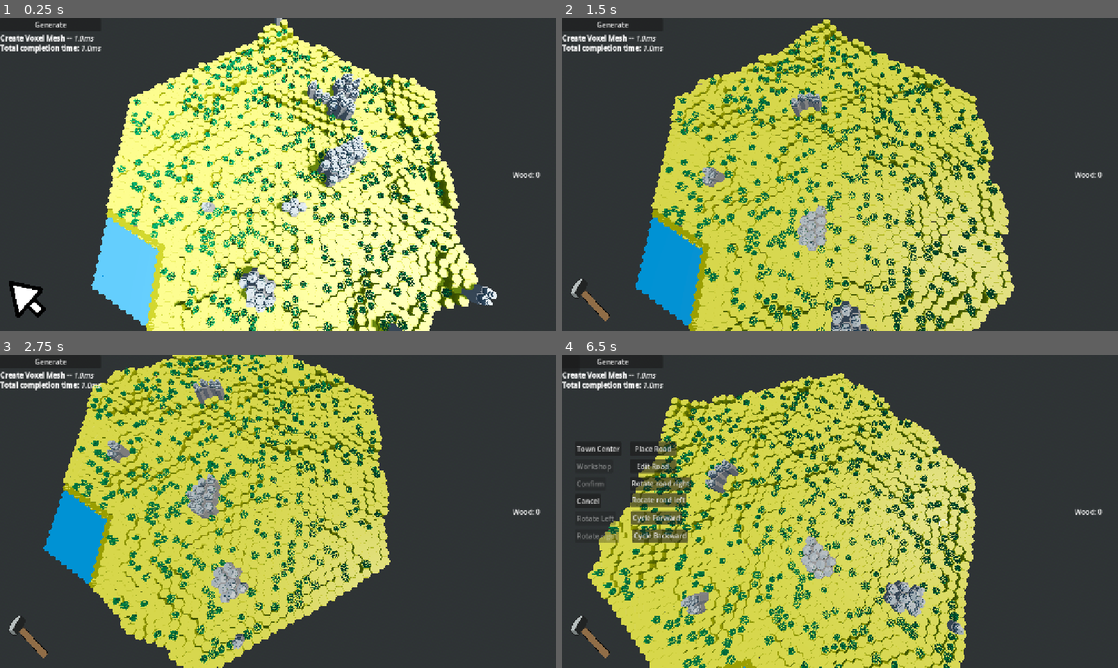
Above: before the commit, frames 1-4 (two rows, left to right).
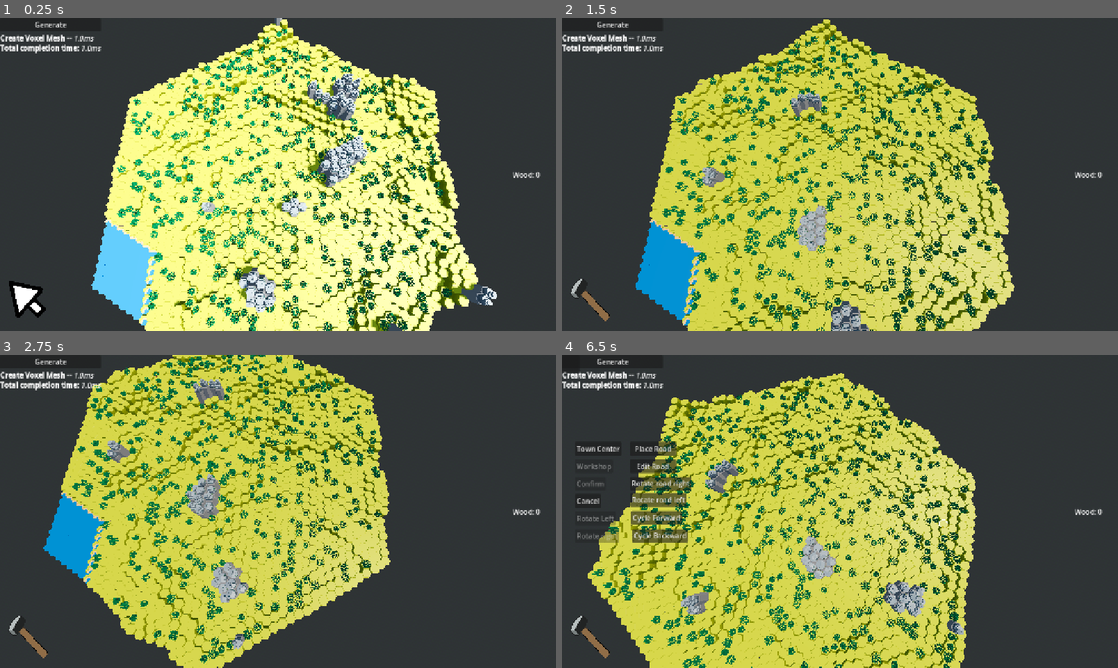
Above: after the commit, the same moments.

Repository: forzinkahd/HexaKingdomGameRepo
Game: Godot game, scene res://Scenes/GameScene.tscn
The game is run twice, just before and just after one commit, with the same random seed, the same clock (stepped at 60 frames per second) and the same inputs.
Inputs (mouse positions are in pixels of both pictures, inside the frame that each line leads up to):
- Up to frame 1 (0.25 s): no input
- Up to frame 2 (1.5 s): click "Generate" at 0.5 s; tap Enter at 1.25 s; move the mouse to (962, 158) at 1.27 s; hold D (MoveRight) from 1.28 s (still down); tap 2 (Build) at 1.35 s; click (962, 158) at 1.42 s
- Up to frame 3 (2.75 s): move the mouse to (166, 527) at 2.02 s; release D (MoveRight) at 2.03 s; hold S (MoveBackwards) from 2.03 s (still down); tap Q (RotateCameraLeft) at 2.1 s
- Up to frame 4 (6.5 s): move the mouse to (895, 442) at 2.77 s; release S (MoveBackwards) at 2.78 s; hold D (MoveRight) 2.78-3.53 s; hold E (RotateCameraRight) 2.78-3.53 s; move the mouse to (812, 574) at 3.52 s; hold W (MoveForward) 3.53-4.28 s; tap 1 (Select) at 3.6 s; click (812, 574) at 3.67 s; move the mouse to (1006, 558) at 4.27 s; hold A (MoveLeft) 4.28-5.78 s; tap 2 (Build) at 4.35 s; move the mouse to (673, 464) at 5.02 s; tap Q (RotateCameraLeft) at 5.1 s; move the mouse to (867, 511) at 5.77 s; hold S (MoveBackwards) from 5.78 s (still down); hold E (RotateCameraRight) from 5.78 s (still down); click (867, 511) at 5.92 s

The runs differ from the first frame. In frame 1, 1.0% of the frame differs, in the area x 18-79%, y 28-100%; in frame 2, 1.0%; in frame 3, 0.7%; in frame 4, 0.1%.

Commit message:
some coast progress
fix half of coast

Diff:
--- a/scripts/WorldGen/Voxel/voxel_generator.gd
+++ b/scripts/WorldGen/Voxel/voxel_generator.gd
@@ -88,14 +88,18 @@
 	WorldMap.set_map(map, surface_voxels)
 	CoastSystem.rebuild(surface_voxels)
 
-	# Only for debugging
+	var bad_land_coasts := 0
 	var coast_counts := [0, 0, 0, 0, 0]
+
 	for v in surface_voxels:
-		if v.is_coast and v.coast_variant_index >= 0:
-			coast_counts[v.coast_variant_index] += 1
-
-	print("Coast counts A-E: ", coast_counts)
-	# End of debugging
+		if v.is_coast:
+			if not v.is_sea and not v.water:
+				bad_land_coasts += 1
+
+			if v.coast_variant_index >= 0 and v.coast_variant_index < coast_counts.size():
+				coast_counts[v.coast_variant_index] += 1
+
+	print("Coast counts A-E: ", coast_counts, " bad land coasts: ", bad_land_coasts)
 
 	print("Surface voxels:", surface_voxels.size(), " total voxels:", map.size())
 
@@ -385,8 +389,6 @@
 func _surface_cap_y(v: Voxel) -> float:
 	var half_step_h := settings.voxel_height * 0.5
 
-	# Water and coast caps should visually sit at sea level.
-	# The logical land voxel may still be height 1 or 2, but the coast mesh itself is a transition mesh.
 	if v.is_sea or v.water or v.is_coast:
 		return float(settings.sea_level_units) * half_step_h
 
@@ -512,15 +514,17 @@
 	if v == null or theme == null:
 		return null
 
-	if v.water_kind == Voxel.WaterKind.OCEAN or v.is_sea:
-		return theme.sea_top_scene
-
-	if v.water_kind == Voxel.WaterKind.LAKE:
-		return theme.sea_top_scene
-
+	# Coast must win over sea because coast now lives on water-edge tiles.
 	if v.is_coast and v.coast_variant_index >= 0:
 		if v.coast_variant_index < theme.coast_variants.size():
 			return theme.coast_variants[v.coast_variant_index]
+
+	# Plain water after coast.
+	if v.water_kind == Voxel.WaterKind.OCEAN or v.is_sea:
+		return theme.sea_top_scene
+
+	if v.water_kind == Voxel.WaterKind.LAKE:
+		return theme.sea_top_scene
 
 	return _top_scene_for_voxel_type(v.type)
 
@@ -540,9 +544,6 @@
 
 		if v.is_coast:
 			cap.rotation.y = v.coast_yaw
-
-		if v.is_sea and v.sea_is_coast_ring and v.coast_mask != 0:
-			cap.rotation.y = _coast_yaw(v)
 
 		_tag_tile_nodes(cap, v.grid_position_xz)
 		cap_root.add_child(cap)
--- a/scripts/WorldGen/coast_system.gd
+++ b/scripts/WorldGen/coast_system.gd
@@ -1,13 +1,15 @@
 extends Object
 class_name CoastSystem
 
-const COAST_A := 0
-const COAST_B := 1
-const COAST_C := 2
-const COAST_D := 3
-const COAST_E := 4
+const COAST_A := 0 # 1 adjacent land side
+const COAST_B := 1 # 2 adjacent land sides
+const COAST_C := 2 # 3 adjacent land sides
+const COAST_D := 3 # 4 adjacent land sides
+const COAST_E := 4 # fallback / filler
 
-#const COAST_EDGE_OFFSET_STEPS := 1 # tune only once after assets are aligned
+# Tune this only after the logic is correct.
+# Try 0.0 first, then +/-1.0 if all coast pieces are one hex side off.
+const COAST_ASSET_OFFSET_STEPS := -0.5
 
 
 static func rebuild(surface_tiles: Array[Voxel]) -> void:
@@ -17,11 +19,13 @@
 		v.coast_variant_index = -1
 		v.coast_yaw = 0.0
 
+	# Coast now belongs to WATER tiles that touch LAND.
+	# This avoids lowering land caps into their own columns.
 	for v in surface_tiles:
-		if _is_water(v):
+		if not _is_water(v):
 			continue
 
-		var mask := _water_neighbor_mask(v)
+		var mask := _land_neighbor_mask(v)
 		if mask == 0:
 			continue
 
@@ -32,13 +36,13 @@
 		v.coast_yaw = resolved.y
 
 
-static func _water_neighbor_mask(v: Voxel) -> int:
+static func _land_neighbor_mask(v: Voxel) -> int:
 	var mask := 0
 	var dirs := VoxelData.neighbor_dirs_for_col(v.grid_position_xz.x)
 
 	for i in range(6):
 		var n: Voxel = WorldMap.surface_layer.get(v.grid_position_xz + dirs[i])
-		if n != null and _is_water(n):
+		if n != null and not _is_water(n):
 			mask |= (1 << i)
 
 	return mask
@@ -55,6 +59,7 @@
 		or v.water_kind == Voxel.WaterKind.RIVER
 
 
+# Returns Vector2(variant_index, yaw)
 static func _resolve_contiguous_coast(mask: int) -> Vector2:
 	var run := _contiguous_run(mask)
 	var run_len := int(run.x)
@@ -76,24 +81,18 @@
 		_:
 			variant = COAST_E
 
-	var yaw := _coast_yaw_from_run(run_start, run_len)
+	var yaw := _yaw_from_contiguous_run(run_start, run_len)
 	return Vector2(variant, yaw)
 
 
-static func _coast_yaw_from_run(run_start: int, run_len: int) -> float:
+static func _yaw_from_contiguous_run(run_start: int, run_len: int) -> float:
 	var step := TAU / 6.0
 
-	# For A, center = start.
-	# For B, center is halfway between two sides.
-	# For C, center is the middle side.
-	# For D, center is halfway between the two middle sides.
-	var run_center := float(run_start) + (float(run_len) - 1.0) * 0.5
+	# For B/C/D, rotate toward the center of the adjacent land arc,
+	# not merely toward the first side of the mask.
+	var center_side := float(run_start) + (float(run_len) - 1.0) * 0.5
 
-	# Tune this once based on how your coast assets are authored.
-	# Start with 0. If all coast tiles are consistently rotated 60° off, change by +/-1.
-	const COAST_ASSET_OFFSET_STEPS := 0.0
-
-	return (run_center + COAST_ASSET_OFFSET_STEPS) * step
+	return (center_side + COAST_ASSET_OFFSET_STEPS) * step
 
 
 # Returns Vector2(run_len, run_start).
